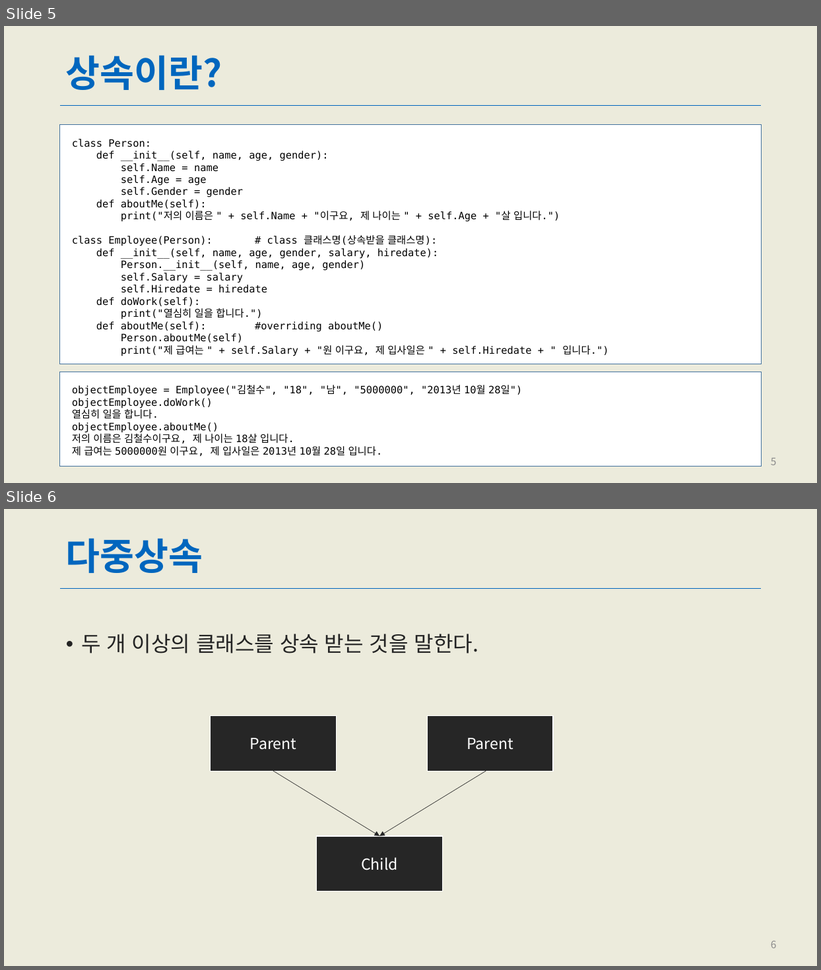
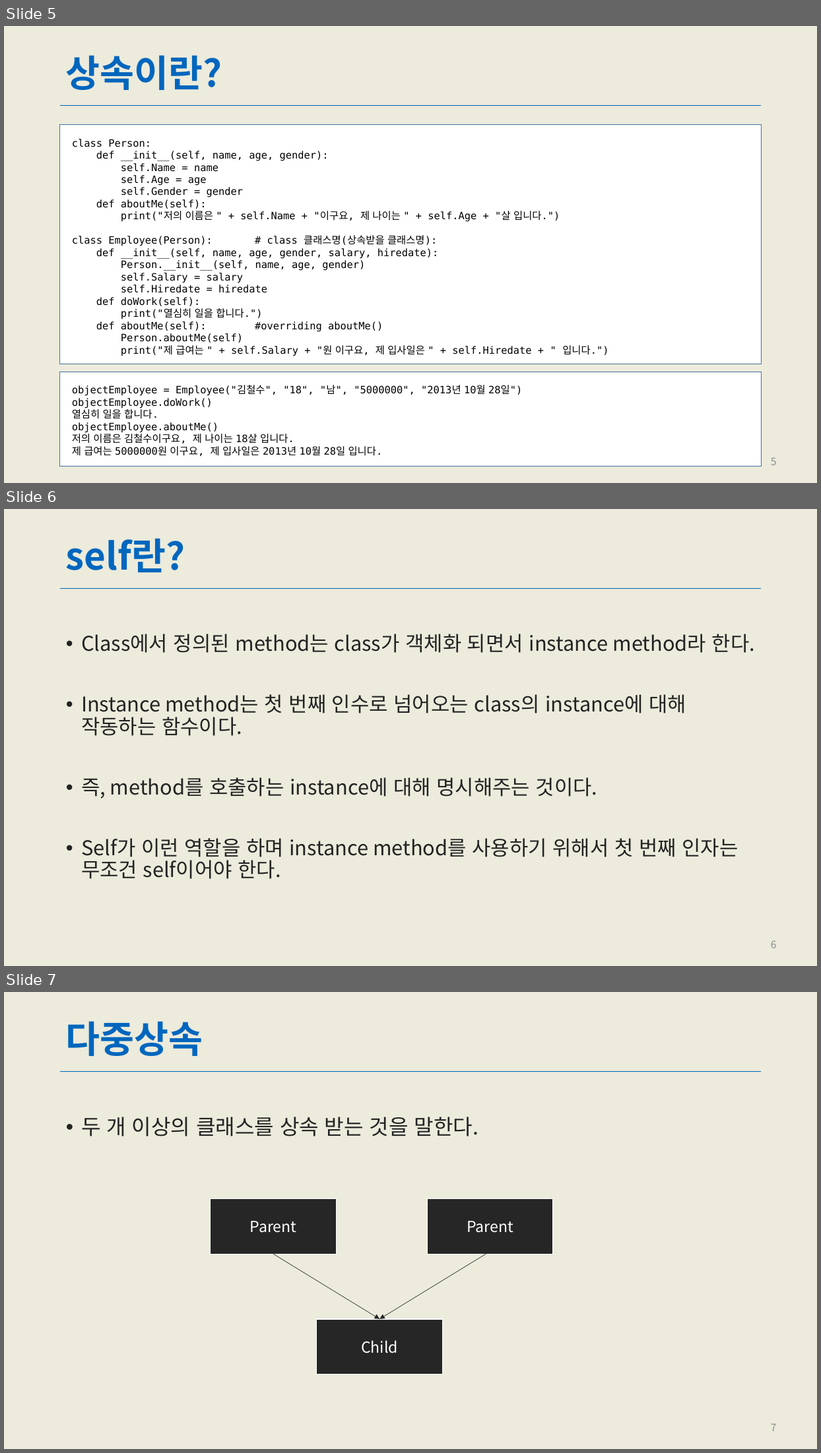
Before and after one commit to kai1945/PythonBasicStudy, a slide deck: PPT/Opening_상속.pptx. Shown one above the other, each under a label of ours: slides 5 and 6 before the commit, slides 5, 6 and 7 after it. The pictures are 821x970 and 821x1453 pixels, drawn with LibreOffice and Linux fonts; fonts in the diff are those of the drawing. Boxes give left, top, right and bottom in pixels: in the first picture for what was removed or moved away, otherwise in the second. Text is boxed around its words. In the diff, an @@ line names an element or a change of style, - is before the commit and + after.

```diff
--- a/PPT/Opening_상속.pptx
+++ b/PPT/Opening_상속.pptx
@@ slide 6 added at bbox=[4, 509, 817, 966], background #ECEBDC; not listed: 1 template element that a slide beside it also shows @@
@@ title added at bbox=[66, 538, 186, 572], 44 pt, text #0066BE, bold @@
+self란?
@@ text added at bbox=[81, 634, 755, 879], 24 pt, text #232323 @@
+• Class에서 정의된 method는 class가 객체화 되면서 instance method라 한다.
+• Instance method는 첫 번째 인수로 넘어오는 class의 instance에 대해 작동하는 함수이다.
+• 즉, method를 호출하는 instance에 대해 명시해주는 것이다.
+• Self가 이런 역할을 하며 instance method를 사용하기 위해서 첫 번째 인자는 무조건 self이어야 한다.
@@ page number added at bbox=[771, 941, 777, 949], 12 pt, text #8C8C8C @@
+6
@@ what was slide 6 is now slide 7 @@
@@ page number at bbox=[771, 1424, 777, 1432]: text changed @@
-6
+7
```
Also in this commit, not shown: 2 slides changed.
